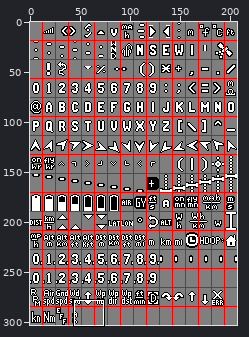
Sprite sheet: libraries/AP_OSD/fonts/bold.png. The picture above shows the old version from afar; the outline marks the close-up.
Close-up. First the earlier version:
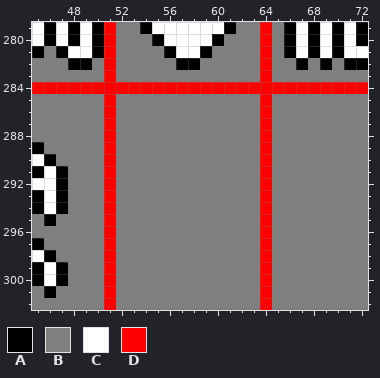
The file is 207x303 pixels. Shown: x 45..72, y 279..302.
Palette (. is transparent): A #000000  B #7f7f7f  C #ffffff  D #ff0000
Pixels before, first column x 45:
279 CACACADBBACCCCCCABBDBACACACA
280 CACACADBBBACCCCABBBDBACACACA
281 ABACCADBBBBACCABBBBDBACACACC
282 BBBAABDBBBBBAABBBBBDBBABABAA
283 BBBBBBDBBBBBBBBBBBBDBBBBBBBB
284 DDDDDDDDDDDDDDDDDDDDDDDDDDDD
285 BBBBBBDBBBBBBBBBBBBDBBBBBBBB
286 BBBBBBDBBBBBBBBBBBBDBBBBBBBB
287 BBBBBBDBBBBBBBBBBBBDBBBBBBBB
288 BBBBBBDBBBBBBBBBBBBDBBBBBBBB
289 ABBBBBDBBBBBBBBBBBBDBBBBBBBB
290 CABBBBDBBBBBBBBBBBBDBBBBBBBB
291 ACABBBDBBBBBBBBBBBBDBBBBBBBB
292 CCABBBDBBBBBBBBBBBBDBBBBBBBB
293 ACABBBDBBBBBBBBBBBBDBBBBBBBB
294 ACABBBDBBBBBBBBBBBBDBBBBBBBB
295 BABBBBDBBBBBBBBBBBBDBBBBBBBB
296 BBBBBBDBBBBBBBBBBBBDBBBBBBBB
297 ABBBBBDBBBBBBBBBBBBDBBBBBBBB
298 CABBBBDBBBBBBBBBBBBDBBBBBBBB
299 ACABBBDBBBBBBBBBBBBDBBBBBBBB
300 ACABBBDBBBBBBBBBBBBDBBBBBBBB
301 BABBBBDBBBBBBBBBBBBDBBBBBBBB
302 BBBBBBDBBBBBBBBBBBBDBBBBBBBB
After:
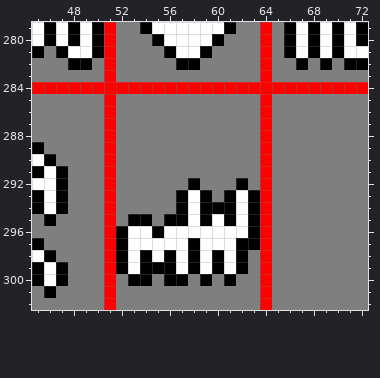
Diff:
Changed rows in their new state; - is an unchanged pixel.
first column x 52:
292 ------A---A-
293 -----ACA-ACA
294 -----ACAAACA
295 -AA-AACACACA
296 ACCACCCCCCCA
297 ACCCCCACCCAA
298 ACACACACACA-
299 ACAAACACACA-
300 -AA-AA-A-A--
Where, in picture pixels (left, top, right, bottom), the same in both close-ups:
changed: (116, 178, 260, 286)
